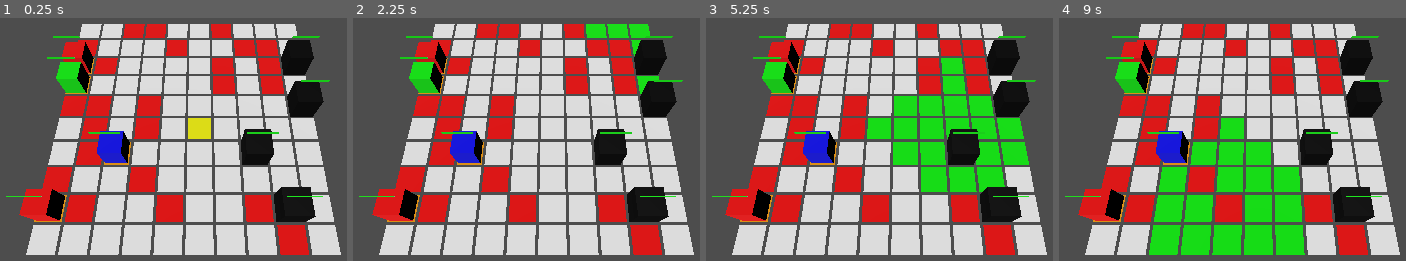
Above: before the commit, frames 1-4 (left to right).
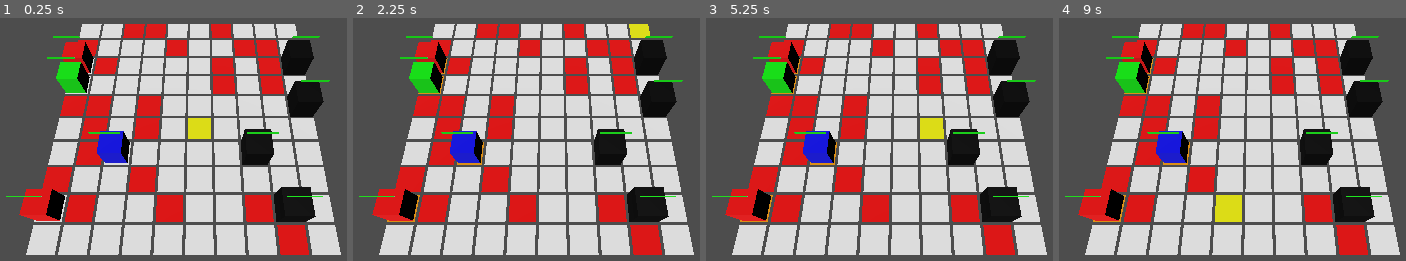
Above: after the commit, the same moments.

Repository: JGilheany/AngelTactics
Game: Godot game, scene res://scenes/main/main.tscn
The game is run twice, just before and just after one commit, with the same random seed, the same clock (stepped at 60 frames per second) and the same inputs.
Inputs (mouse positions are in pixels of both pictures, inside the frame that each line leads up to):
- Up to frame 1 (0.25 s): no input
- Up to frame 2 (2.25 s): tap Enter at 0.5, 2 s; move the mouse to (outside the picture) at 0.52 s; click (outside the picture) at 0.67 s; tap Space at 0.77, 1.25, 1.52 s; move the mouse to (391, 151) at 1.27 s; click (391, 151) at 1.42 s; move the mouse to (634, 30) at 2.02 s; click (634, 30) at 2.17 s
- Up to frame 3 (5.25 s): tap Space at 2.75, 3.02, 3.77, 4.25, 4.52 s; move the mouse to (865, 217) at 2.77 s; click (865, 217) at 2.92 s; tap Enter at 3.5 s; move the mouse to (outside the picture) at 3.52 s; click (outside the picture) at 3.67 s; move the mouse to (outside the picture) at 4.27 s; click (outside the picture) at 4.42 s; move the mouse to (945, 127) at 5.02 s; click (945, 127) at 5.17 s
- Up to frame 4 (9 s): move the mouse to (outside the picture) at 5.77 s; click (outside the picture) at 5.92 s; tap Space at 6.02, 6.77, 7.52 s; move the mouse to (outside the picture) at 6.52 s; click (outside the picture) at 6.67 s; move the mouse to (1097, 151) at 7.27 s; click (1097, 151) at 7.42 s; move the mouse to (1340, 30) at 8.02 s; click (1340, 30) at 8.17 s; move the mouse to (1218, 217) at 8.77 s; click (1218, 217) at 8.92 s

The runs differ from the first frame. In frame 1, 0.3% of the frame differs, in the area x 9-38%, y 16-84%; in frame 2, 1.3%; in frame 3, 11%; in frame 4, 15%, in the area x 25-71%, y 41-98%.

Commit message:
Added Dimensions

Diff:
--- a/scenes/combat/combatscene.gd
+++ b/scenes/combat/combatscene.gd
@@ -69,16 +69,16 @@
 
 	# SPAWN PLAYER UNITS (left side of battlefield)
 	# We'll try multiple positions for each unit until we find a walkable spot
-	spawn_unit_with_fallback("warrior", "player", [Vector2i(1, 2), Vector2i(0, 2), Vector2i(2, 2), Vector2i(1, 1)])
-	spawn_unit_with_fallback("archer", "player", [Vector2i(0, 4), Vector2i(1, 4), Vector2i(0, 3), Vector2i(0, 5)])
-	spawn_unit_with_fallback("mage", "player", [Vector2i(2, 6), Vector2i(1, 6), Vector2i(0, 6), Vector2i(2, 5)])
-	spawn_unit_with_fallback("warrior", "player", [Vector2i(1, 8), Vector2i(0, 8), Vector2i(2, 8), Vector2i(1, 7)])
+	spawn_unit_with_fallback("warrior", "player", [Vector3i(1, 0, 2), Vector3i(0, 0, 2), Vector3i(2, 0, 2), Vector3i(1, 0, 1)])
+	spawn_unit_with_fallback("archer", "player", [Vector3i(0, 0, 4), Vector3i(1, 0, 4), Vector3i(0, 0, 3), Vector3i(0, 0, 5)])
+	spawn_unit_with_fallback("mage", "player", [Vector3i(2, 0, 6), Vector3i(1, 0, 6), Vector3i(0, 0, 6), Vector3i(2, 0, 5)])
+	spawn_unit_with_fallback("warrior", "player", [Vector3i(1, 0, 8), Vector3i(0, 0, 8), Vector3i(2, 0, 8), Vector3i(1, 0, 7)])
 
 	# SPAWN ENEMY UNITS (right side of battlefield)
-	spawn_unit_with_fallback("hound", "enemy", [Vector2i(8, 2), Vector2i(9, 2), Vector2i(7, 2), Vector2i(8, 1)])
-	spawn_unit_with_fallback("hound", "enemy", [Vector2i(9, 4), Vector2i(8, 4), Vector2i(9, 3), Vector2i(9, 5)])
-	spawn_unit_with_fallback("hound", "enemy", [Vector2i(7, 6), Vector2i(8, 6), Vector2i(9, 6), Vector2i(7, 5)])
-	spawn_unit_with_fallback("hound", "enemy", [Vector2i(8, 8), Vector2i(9, 8), Vector2i(7, 8), Vector2i(8, 7)])
+	spawn_unit_with_fallback("hound", "enemy", [Vector3i(8, 0, 2), Vector3i(9, 0, 2), Vector3i(7, 0, 2), Vector3i(8, 0, 1)])
+	spawn_unit_with_fallback("hound", "enemy", [Vector3i(9, 0, 4), Vector3i(8, 0, 4), Vector3i(9, 0, 3), Vector3i(9, 0, 5)])
+	spawn_unit_with_fallback("hound", "enemy", [Vector3i(7, 0, 6), Vector3i(8, 0, 6), Vector3i(9, 0, 6), Vector3i(7, 0, 5)])
+	spawn_unit_with_fallback("hound", "enemy", [Vector3i(8, 0, 8), Vector3i(9, 0, 8), Vector3i(7, 0, 8), Vector3i(8, 0, 7)])
 
 
 	# BACKUP: If we still don't have enough units, spawn them anywhere safe
@@ -100,7 +100,7 @@
 		unit.unit_died.connect(_on_unit_died)
 
 # SMART UNIT SPAWNING: Try multiple positions until we find a walkable tile
-func spawn_unit_with_fallback(unit_type: String, team: String, preferred_positions: Array[Vector2i]):
+func spawn_unit_with_fallback(unit_type: String, team: String, preferred_positions: Array[Vector3i]):
 	print("Trying to spawn ", unit_type, " (", team, ") with ", preferred_positions.size(), " fallback positions")
 
 	# TRY EACH POSITION: Go through the list until we find one that works
@@ -113,14 +113,14 @@
 	# IF ALL POSITIONS FAILED: Find any walkable tile in the team's area
 	print("⚠ All preferred positions failed, searching for any walkable tile...")
 	var backup_position = find_safe_spawn_area(team)
-	if backup_position != Vector2i(-1, -1):
+	if backup_position != Vector3i(-1, 0, -1):
 		return spawn_unit(unit_type, team, backup_position)
 	else:
 		print("✗ CRITICAL ERROR: Could not find any walkable tile for ", unit_type, " (", team, ")")
 		return null
 
 # AREA SEARCH: Find any walkable tile in the team's side of the battlefield
-func find_safe_spawn_area(team: String) -> Vector2i:
+func find_safe_spawn_area(team: String) -> Vector3i:
 	# DEFINE TEAM AREAS: Different search zones for each team
 	var search_columns: Array[int] = []
 
@@ -132,13 +132,13 @@
 	# SEARCH SYSTEMATICALLY: Check every tile in the team's area
 	for x in search_columns:
 		for z in range(grid.grid_height):
-			var tile = grid.get_tile(Vector2i(x, z))
+			var tile = grid.get_tile(Vector3i(x, 0, z))
 			if tile and tile.is_walkable and not tile.occupied_unit:
-				print("✓ Found safe spawn area at ", Vector2i(x, z))
-				return Vector2i(x, z)
+				print("✓ Found safe spawn area at ", Vector3i(x, 0, z))
+				return Vector3i(x, 0, z)
 
 	print("✗ No safe spawn area found for team ", team)
-	return Vector2i(-1, -1)  # Return invalid position if nothing found
+	return Vector3i(-1, 0, -1)  # Return invalid position if nothing found
 
 # BACKUP SYSTEM: Make sure each team has at least some units
 func ensure_minimum_units():
@@ -165,16 +165,16 @@
 	# SEARCH ENTIRE BATTLEFIELD: Look for any walkable tile
 	for x in range(grid.grid_width):
 		for z in range(grid.grid_height):
-			var tile = grid.get_tile(Vector2i(x, z))
+			var tile = grid.get_tile(Vector3i(x, 0, z))
 			if tile and tile.is_walkable and not tile.occupied_unit:
-				print("🚨 Emergency spawn at ", Vector2i(x, z))
-				return spawn_unit(unit_type, team, Vector2i(x, z))
+				print("🚨 Emergency spawn at ", Vector3i(x, 0, z))
+				return spawn_unit(unit_type, team, Vector3i(x, 0, z))
 
 	print("🚨 CRITICAL: Cannot spawn emergency unit - no walkable tiles!")
 	return null
 
 # UNIT CREATION: Create a specific unit type at a specific position
-func spawn_unit(unit_type: String, team: String, grid_pos: Vector2i):
+func spawn_unit(unit_type: String, team: String, grid_pos: Vector3i):
 	var target_tile = grid.get_tile(grid_pos)
 	if not target_tile or not target_tile.is_walkable:
 		print("❌ Cannot spawn at %s - tile not walkable" % str(grid_pos))
@@ -246,7 +246,7 @@
 	print("3. END TURN (press SPACE)")
 
 	# Highlight movement options
-	grid.highlight_walkable_tiles(selected_unit.grid_position, selected_unit.movement_range)
+	grid.highlight_walkable_tiles(selected_unit.grid_position, selected_unit.movement_points_remaining)
 
 	# Highlight attack targets
 	highlight_attack_targets()
@@ -297,19 +297,20 @@
 
 	# CHECK IF WE HAVE A SELECTED UNIT: Only proceed if a unit is selected
 	if not selected_unit:
-		print("✗ No unit selected - showing movement range from clicked tile")
+		print("✗ No unit selected")
+		#print("✗ No unit selected - showing movement range from clicked tile")
 		# For debugging: still show range from clicked tile
-		grid.highlight_walkable_tiles(tile.grid_position, 3)
+		#grid.highlight_walkable_tiles(tile.grid_position, 3)
 		return
 
 	# CHECK IF TILE IS WALKABLE: Can the unit move there?
-	if not tile.is_walkable or tile.occupied_unit:
-		print("✗ Cannot move to ", tile.grid_position, " - tile blocked or occupied")
-		return
+	#if not tile.is_walkable or tile.occupied_unit:
+		#print("✗ Cannot move to ", tile.grid_position, " - tile blocked or occupied")
+		#return
 
 	# CHECK MOVEMENT RANGE: Is the tile within the unit's movement range?
-	var distance = abs(tile.grid_position.x - selected_unit.grid_position.x) + abs(tile.grid_position.y - selected_unit.grid_position.y)
-	if distance > selected_unit.movement_range:
+	var distance = abs(tile.grid_position.x - selected_unit.grid_position.x)  + abs(tile.grid_position.z - selected_unit.grid_position.z)
+	if distance > selected_unit.movement_points_remaining:
 		print("✗ Cannot move to ", tile.grid_position, " - too far (distance: ", distance, ", range: ", selected_unit.movement_range, ")")
 		return
 
@@ -458,7 +459,7 @@
 
 	var query = PhysicsRayQueryParameters3D.create(from, to)
 	query.collision_mask = 3  # Check both layer 1 (tiles) and layer 2 (units)
-	var result = space_state.intersect_ray(query)
+	var _result = space_state.intersect_ray(query)
 
 	#if result:
 		#print("✓ Raycast hit something at: ", result.position)
@@ -514,6 +515,19 @@
 		#print("Hit object: ", hit_object)
 		#print("Hit object type: ", hit_object.get_class())
 		#print("Hit object collision layer: ", hit_object.collision_layer)
+		if not result.is_empty():
+			var collider = result.collider
+			print("DEBUG RAY HIT:", collider, " class:", collider.get_class())
+			var cur = collider
+			var depth = 0
+			while cur and depth < 6:
+				print("  parent[", depth, "]:", cur, " class:", cur.get_class())
+				if cur is Tile:
+					print("    -> Tile grid_position:", cur.grid_position, " mesh.visible:", (cur.get_node_or_null('MeshInstance3D') != null and cur.get_node_or_null('MeshInstance3D').visible))
+					break
+				cur = cur.get_parent()
+				depth += 1
+
 
 		# Handle unit clicks (collision layer 2)
 		if hit_object.collision_layer == 2:
@@ -542,3 +556,10 @@
 	elif event is InputEventKey and event.pressed and event.keycode == KEY_SPACE:
 		print("SPACEBAR pressed - ending turn")
 		end_turn()
+
+	#scroll up and down floors with [ and ]
+	elif event is InputEventKey and event.pressed:
+		if event.keycode == KEY_BRACKETLEFT:
+			grid.switch_layer(-1)
+		elif event.keycode == KEY_BRACKETRIGHT:
+			grid.switch_layer(1)
--- a/scripts/systems/grid.gd
+++ b/scripts/systems/grid.gd
@@ -11,11 +11,13 @@
 # EXPORTED VARIABLES: These appear in Godot Inspector and can be tweaked per-grid
 @export var grid_width: int = 10     # How many tiles wide the grid is
 @export var grid_height: int = 10  # How many tiles tall the grid is
+@export var grid_depth: int = 5  # number of vertical layers
 @export var tile_size: float = 1.0    # Size of each tile in world units (1.0 = 1 meter)
 
+
 # INTERNAL VARIABLES: Used by the script but not visible in Inspector
-# 2D array to store all tile references - tiles[x][y] gives you the tile at position (x,y)
-var tiles: Array[Array] = []
+var tiles: Array = []  # 3D array tiles[x][y][z]
+var current_layer: int = 0
 
 # Pre-loads the Tile scene file so we can create instances of it
 # preload() happens at compile time - more efficient than load()
@@ -27,62 +29,75 @@
 # _ready() runs once when this Grid is added to the scene
 func _ready():
 		generate_grid()    # Create all the tiles immediately
+		set_visible_layer(0)
+
+
+
 
 # Creates the entire grid of tiles
 func generate_grid():
-#	print("=== GENERATING GRID DEBUG ===")
-
-	# CLEANUP: Remove any existing tiles (useful if regenerating grid)
+	# --- CLEANUP ---
 	for child in tiles_container.get_children():
-		child.queue_free()    # Safely removes child nodes next frame
-
-	# INITIALIZE 2D ARRAY: Prepare the tiles array structure
-	tiles.clear()                # Remove any old data
-	tiles.resize(grid_width)     # Make array have 'grid_width' rows
-	# ... existing setup code ...
-
+		child.queue_free()
+
+	tiles.clear()
+	tiles.resize(grid_width)
+
+	# --- GRID CREATION ---
 	for x in range(grid_width):
 		tiles[x] = []
-		tiles[x].resize(grid_height)
-
-		for z in range(grid_height):
-			var tile_instance = tile_scene.instantiate()
-			tile_instance.position = Vector3(x * tile_size, 0, z * tile_size)
-			tile_instance.grid_position = Vector2i(x, z)
-
-		# RANDOMLY BLOCK 20% OF TILES
-			if randf() < 0.2:  # 20% chance
-				tile_instance.is_walkable = false
-				tile_instance.movement_cost = 999  # High cost = blocked
-				print("🟥 Blocked tile at ", Vector2i(x, z))
-			else:
-				tile_instance.is_walkable = true
-				tile_instance.movement_cost = 1
-				print("🟩 Walkable tile at ", Vector2i(x, z))
-
-			tiles_container.add_child(tile_instance)
-
-
-			# DEBUG: Verify signal connections
-			var _connection_result1 = tile_instance.tile_clicked.connect(_on_tile_clicked)
-			var _connection_result2 = tile_instance.tile_hovered.connect(_on_tile_hovered)
-			var _connection_result3 = tile_instance.tile_unhovered.connect(_on_tile_unhovered)
-
-			#print("  Signal connections - clicked:", connection_result1 == OK, " hovered:", connection_result2 == OK, " unhovered:", connection_result3 == OK)
-
-			tiles[x][z] = tile_instance
-
-	#print("=== GRID GENERATION COMPLETE ===")
-	#print("Total tiles created: ", grid_width * grid_height)
-	#print("Tiles container children: ", tiles_container.get_child_count())
+		for y in range(grid_depth):
+			tiles[x].append([])
+			for z in range(grid_height):
+
+				var tile_instance = tile_scene.instantiate()
+
+				# Store logical grid position as pure integers
+				var grid_pos = Vector3i(x, y, z)
+				tile_instance.grid_position = grid_pos
+
+				# Place in world space (scaled by tile_size)
+				tile_instance.position = Vector3(
+					x * tile_size,
+					y * tile_size,
+					z * tile_size
+				)
+
+				# Walkability rules
+				if y == 0:
+					if randf() < 0.2:
+						tile_instance.is_walkable = false
+						tile_instance.movement_cost = 999
+						print("🟥 Blocked tile at ", grid_pos)
+					else:
+						tile_instance.is_walkable = true
+						tile_instance.movement_cost = 1
+						print("🟩 Walkable tile at ", grid_pos)
+				else:
+					tile_instance.is_walkable = false
+					tile_instance.movement_cost = 999
+
+				# Add tile to container
+				tiles_container.add_child(tile_instance)
+
+				# Connect signals only if not already connected
+				if not tile_instance.tile_clicked.is_connected(_on_tile_clicked):
+					tile_instance.tile_clicked.connect(_on_tile_clicked)
+				if not tile_instance.tile_hovered.is_connected(_on_tile_hovered):
+					tile_instance.tile_hovered.connect(_on_tile_hovered)
+				if not tile_instance.tile_unhovered.is_connected(_on_tile_unhovered):
+					tile_instance.tile_unhovered.connect(_on_tile_unhovered)
+
+				# Store tile in 3D array
+				tiles[x][y].append(tile_instance)
 
 
 # Called automatically when any tile in the grid is clicked
 # The tile parameter is the specific tile that was clicked
 func _on_tile_clicked(tile: Tile):
-	#print("=== GRID RECEIVED CLICK ===")
-	#print("✓ Tile position: ", tile.grid_position)
-	#print("✓ Emitting tile_selected signal to CombatScene")
+	print("=== GRID RECEIVED CLICK ===")
+	print("✓ Tile position: ", tile.grid_position)
+	print("✓ Emitting tile_selected signal to CombatScene")
 	tile_selected.emit(tile)
 
 
@@ -103,10 +118,13 @@
 
 # UTILITY FUNCTION: Get a specific tile by grid coordinates
 # Returns the Tile object at position (grid_pos.x, grid_pos.y) or null if invalid
-func get_tile(grid_pos: Vector2i) -> Tile:
-	if is_valid_position(grid_pos):           # Check if coordinates are within grid bounds
-		return tiles[grid_pos.x][grid_pos.y]  # Return the tile at that position
-	return null                               # Return null for invalid positions
+func get_tile(grid_pos: Vector3i) -> Tile:
+	if grid_pos.x >= 0 and grid_pos.x < grid_width \
+	and grid_pos.y >= 0 and grid_pos.y < grid_depth \
+	and grid_pos.z >= 0 and grid_pos.z < grid_height:
+		return tiles[grid_pos.x][grid_pos.y][grid_pos.z]
+	return null
+
 
 # UTILITY FUNCTION: Check if grid coordinates are within the grid boundaries
 func is_valid_position(grid_pos: Vector2i) -> bool:
@@ -125,7 +143,7 @@
 
 # COORDINATE CONVERSION: Convert grid coordinates to world position (3D space)
 # Useful for positioning units or camera focus
-func grid_to_world(grid_pos: Vector2i) -> Vector3:
+func grid_to_world(grid_pos: Vector3i) -> Vector3:
 	return Vector3(
 		grid_pos.x * tile_size,    # Grid X becomes world X
 		0,                         # Y is always 0 (ground level)
@@ -156,67 +174,114 @@
 
 # MOVEMENT SYSTEM: Highlight all tiles within movement range of a position
 # Shows green for walkable tiles, red for blocked tiles
-func highlight_walkable_tiles(from_position: Vector2i, movement_range: int):
-	#print("=== HIGHLIGHT WALKABLE TILES DEBUG ===")
-	#print("From position: ", from_position)
-	#print("Movement range: ", movement_range)
-
-	# Clear previous highlights
+# MOVEMENT SYSTEM: Highlight all walkable tiles in range
+func highlight_walkable_tiles(from_position: Vector3i, movement_range: int):
 	clear_all_highlights()
-	#print("✓ Cleared all previous highlights")
-
-	# Get tiles in range
+
 	var walkable_tiles = get_tiles_in_range(from_position, movement_range)
-	#print("✓ Found ", walkable_tiles.size(), " tiles in range")
-
-	if walkable_tiles.size() == 0:
-		#print("✗ ERROR: No tiles found in range!")
-		print("✗ Check if from_position ", from_position, " is valid")
-		print("✗ Grid size: ", grid_width, "x", grid_height)
+	if walkable_tiles.is_empty():
+		print("✗ No tiles found in range from ", from_position)
 		return
 
-	# Process each tile
-	for i in range(walkable_tiles.size()):
-		var tile = walkable_tiles[i]
-		#print("Processing tile ", i+1, "/", walkable_tiles.size(), " at ", tile.grid_position)
-
-		if tile.is_walkable:
-			#print("  ✓ Tile is walkable - highlighting GREEN")
-			tile.highlight_walkable()
-		else:
-			#print("  ✗ Tile is blocked - highlighting RED")
-			tile.highlight_blocked()
-
-	#print("✓ All tiles processed for highlighting")
-
-
-# RANGE CALCULATION: Get all tiles within a specific distance from a position
-# Uses "Manhattan distance" (sum of horizontal and vertical distance)
-func get_tiles_in_range(from_position: Vector2i, movement_range: int) -> Array[Tile]:
-	var tiles_in_range: Array[Tile] = []    # Array to store tiles in range
-
-	# Check all tiles in a square area around the from_position
+	var layer_y = from_position.y
 	for x in range(from_position.x - movement_range, from_position.x + movement_range + 1):
-		for y in range(from_position.y - movement_range, from_position.y + movement_range + 1):
-			# Calculate Manhattan distance: |x1-x2| + |y1-y2|
-			var distance = abs(x - from_position.x) + abs(y - from_position.y)
-
-			# Only include tiles within the specified range
+		for z in range(from_position.z - movement_range, from_position.z + movement_range + 1):
+			var distance = abs(x - from_position.x) + abs(z - from_position.z)
 			if distance <= movement_range:
-				var tile = get_tile(Vector2i(x, y))    # Try to get tile at this position
-				if tile:                               # If tile exists
-					tiles_in_range.append(tile)        # Add it to our results
-
-	return tiles_in_range    # Return all tiles found within range
+				var check_pos = Vector3i(x, layer_y, z)
+				var tile = get_tile(check_pos)
+				if tile:
+					if tile.is_walkable:
+						tile.highlight_walkable()
+					else:
+						tile.highlight_blocked()
+
+
+
+# RANGE CALCULATION: Get all tiles within movement range from a specific position
+func get_tiles_in_range(from_position: Vector3i, movement_range: int) -> Array[Tile]:
+	var tiles_in_range: Array[Tile] = []
+
+	for x in range(from_position.x - movement_range, from_position.x + movement_range + 1):
+		for z in range(from_position.z - movement_range, from_position.z + movement_range + 1):
+
+			var distance = abs(x - from_position.x) + abs(z - from_position.z)
+
+			if distance <= movement_range:
+				var check_pos = Vector3i(x, from_position.y, z)
+				var tile = get_tile(check_pos)
+				if tile:
+					tiles_in_range.append(tile)
+
+	return tiles_in_range
+
 
 # UTILITY FUNCTION: Remove highlighting from all tiles in the grid
 # Useful for clearing movement range displays
 func clear_all_highlights():
-	# Loop through every tile in the 2D array
-	for row in tiles:              # For each row (Array of tiles)
-		for tile in row:           # For each tile in that row
-			if tile:               # Make sure tile exists (safety check)
-				tile.clear_highlight()    # Tell tile to return to normal appearance
+	for x in range(grid_width):
+		for y in range(grid_depth):
+			for z in range(grid_height):
+				var tile = tiles[x][y][z]
+				if tile:
+					tile.clear_highlight()
+
 
 func test_debug():
 	print("Grid script: OK")
+
+
+
+func set_visible_layer(layer_y: int):
+	for x in range(grid_width):
+		for y in range(grid_depth):
+			for z in range(grid_height):
+				var tile = tiles[x][y][z]
+				if not tile:
+					continue
+
+				var mesh = tile.mesh_instance
+				var staticb = tile.static_body
+				var area = tile.area
+
+				# Active layer = fully visible + interactive
+				if y == layer_y:
+					tile.visible = true
+					if mesh: mesh.visible = true
+					if staticb:
+						staticb.collision_layer = 1
+						staticb.collision_mask = 0
+					if area:
+						area.collision_layer = 1
+						area.monitoring = true
+						area.monitorable = true
+
+				# Above layers = hidden and non-interactive
+				elif y > layer_y:
+					tile.visible = false
+					if mesh: mesh.visible = false
+					if staticb:
+						staticb.collision_layer = 0
+						staticb.collision_mask = 0
+					if area:
+						area.collision_layer = 0
+						area.monitoring = false
+						area.monitorable = false
+
+				# Below layers = hidden and non-interactive
+				else:
+					tile.visible = false
+					if mesh: mesh.visible = false
+					if staticb:
+						staticb.collision_layer = 0
+						staticb.collision_mask = 0
+					if area:
+						area.collision_layer = 0
+						area.monitoring = false
+						area.monitorable = false
+
+
+func switch_layer(delta: int):
+	current_layer = clamp(current_layer + delta, 0, grid_depth - 1)
+	set_visible_layer(current_layer)
+	print("📐 Now viewing layer %d" % current_layer)
--- a/scripts/systems/tile.gd
+++ b/scripts/systems/tile.gd
@@ -12,9 +12,10 @@
 signal tile_unhovered(tile)  # Sent when mouse leaves this tile
 
 # EXPORTED VARIABLES: These appear in the Godot Inspector and can be changed per-tile
-@export var grid_position: Vector2i    # Where this tile is on the grid (x, y coordinates)
+@export var grid_position: Vector3i    # Where this tile is on the grid (x, y, z coordinates)
 @export var is_walkable: bool = true   # Can units move through this tile?
 @export var movement_cost: int = 1     # How many movement points to enter this tile
+
 
 # INTERNAL VARIABLES: Used by the script but not visible in Inspector
 var occupied_unit: Node3D = null       # Which unit is standing on this tile (null = empty)
--- a/scripts/units/unit.gd
+++ b/scripts/units/unit.gd
@@ -9,6 +9,7 @@
 signal unit_died(unit)
 signal unit_turn_started(unit)
 signal unit_turn_ended(unit)
+
 
 # =============================================
 # UNIT STATS - Designer can change these in Inspector
@@ -22,6 +23,7 @@
 @export var armor: int = 0
 @export var initiative: int = 10
 @export var has_acted: bool = false  # Track if unit has acted this turn
+@export var movement_points_remaining: int #tracks how much movement unit has taken
 
 @export_group("Unit Type")
 @export var team: String = "player"
@@ -36,14 +38,14 @@
 # =============================================
 var current_health: int
 var current_tile: Tile
-var grid_position: Vector2i
+var grid_position: Vector3i
 var has_moved: bool = false
 var is_selected: bool = false
 
-
 # =============================================
 # VISUAL COMPONENTS - Connect to the 3D objects we see
 # =============================================
+
 @onready var mesh_instance = $MeshInstance3D
 @onready var health_bar = $HealthBar
 @onready var selection_indicator = $SelectionIndicator
@@ -67,6 +69,7 @@
 # =============================================
 func _ready():
 	current_health = max_health    # Start with full health
+	movement_points_remaining = movement_range  # starts them with full movement
 	setup_materials()              # Create the visual styles
 	setup_visual()                 # Set up the 3D appearance
 	setup_click_detection()        # Set up mouse click handling (FIXED!)
@@ -235,45 +238,51 @@
 # =============================================
 # GRID MOVEMENT - Handle placing and moving units on the game board
 # =============================================
-func place_on_tile(tile: Tile):
-	print("UNIT ", unit_name, ": Placing on tile at ", tile.grid_position)
-
-	# Free up the old tile if we were on one
+
+func place_on_tile(tile: Tile) -> void:
 	if current_tile:
-		current_tile.set_free()
-
-	# Move to the new tile
+		current_tile.occupied_unit = null  # free old tile
+
 	current_tile = tile
 	grid_position = tile.grid_position
-
-	# Position the unit in 3D space
-	# Add 0.5 to Y so unit hovers above the ground
-	position = Vector3(tile.grid_position.x, 0.5, tile.grid_position.y)
-
-	# Tell the tile it's now occupied
-	tile.set_occupied(self)
-
-	print("✓ Unit placed at world position: ", position)
+	position = Vector3(
+		grid_position.x,
+		grid_position.y + 0.5,
+		grid_position.z
+	)
+	tile.occupied_unit = self
 
 func move_to_tile(target_tile: Tile) -> bool:
 	print("UNIT ", unit_name, ": Attempting to move to ", target_tile.grid_position)
 
-	# Check if we can move there
-	if not target_tile or not target_tile.is_walkable:
+	# Check walkable & unoccupied
+	if not target_tile.is_walkable:
 		print("✗ Cannot move - tile not walkable")
 		return false
-
 	if target_tile.occupied_unit and target_tile.occupied_unit != self:
 		print("✗ Cannot move - tile occupied by ", target_tile.occupied_unit.unit_name)
 		return false
 
-	# Perform the move
+	# Check movement points
+	var distance = abs(target_tile.grid_position.x - grid_position.x) \
+				 + abs(target_tile.grid_position.z - grid_position.z)
+	if distance > movement_points_remaining:
+		print("✗ Not enough movement points!")
+		return false
+
+	# Free old tile
+	if current_tile:
+		current_tile.occupied_unit = null
+
+	# Move
 	var old_tile = current_tile
 	place_on_tile(target_tile)
+	movement_points_remaining -= distance
+
+	# Emit movement event
+	unit_moved.emit(self, old_tile, target_tile)
 	has_moved = true
 
-	# Tell other systems about the move
-	unit_moved.emit(self, old_tile, target_tile)
 	print("✓ Move successful!")
 	return true
 
@@ -326,7 +335,7 @@
 		return false
 	if has_acted:
 		return false
-	var distance = abs(target.grid_position.x - grid_position.x) + abs(target.grid_position.y - grid_position.y)
+	var distance = abs(target.grid_position.x - grid_position.x) + abs(target.grid_position.z - grid_position.z)
 	return distance <= attack_range
 
 func attack_unit(target: Unit) -> int:
@@ -380,3 +389,4 @@
 func reset_turn():
 	"""Reset for new turn"""
 	has_acted = false
+	movement_points_remaining = movement_range  # reset each turn
